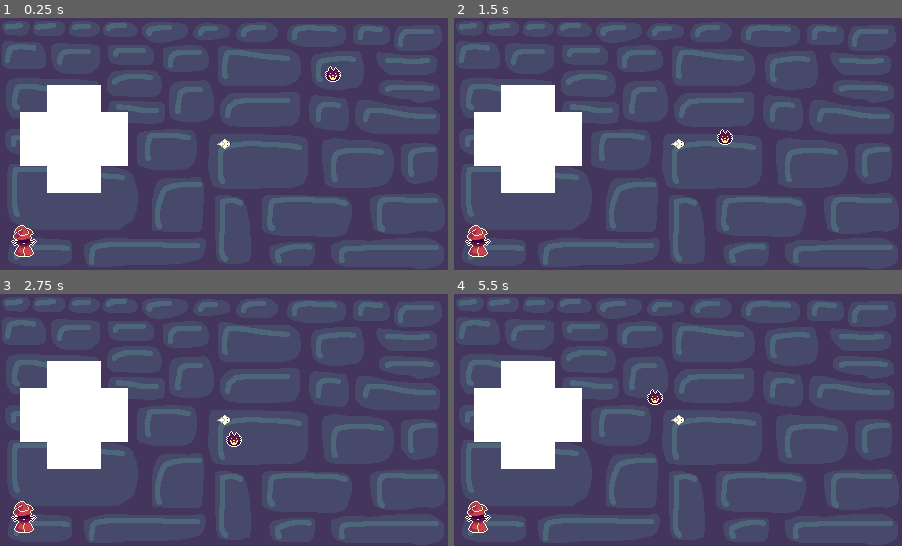
Above: before the commit, frames 1-4 (two rows, left to right).
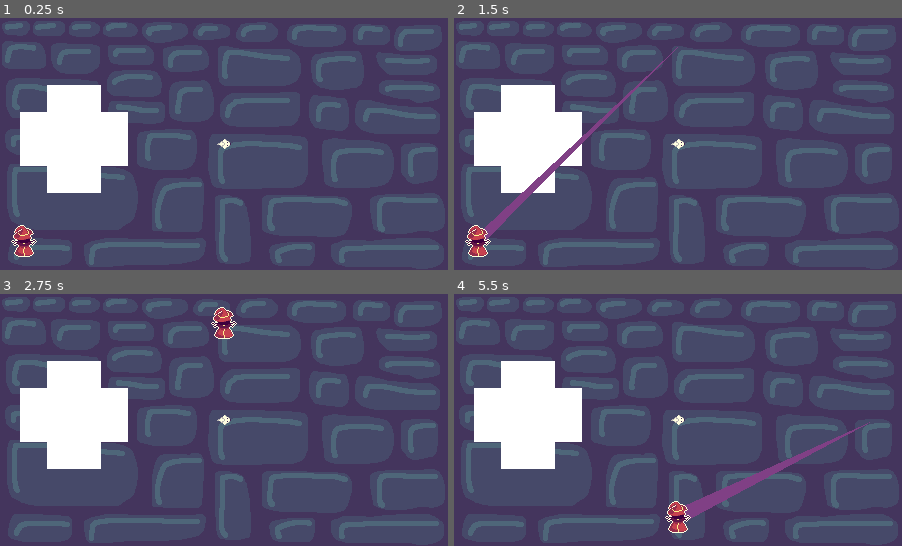
Above: after the commit, the same moments.

Repository: BlendyDev/GMTK2025
Game: Godot game, scene res://Scenes/level.tscn
Two runs of this game, one before a commit and one after it. Both use one fixed random seed, a clock stepped at 60 frames per second and the inputs below. Sound files missing from this copy of the repository are replaced by a short silence.
Inputs (mouse positions are in pixels of both pictures, inside the frame that each line leads up to):
- Up to frame 1 (0.25 s): no input
- Up to frame 2 (1.5 s): tap Enter at 0.5 s; hold Up (Up) 0.53-1.28 s; hold Space (Space) 0.53-1.28 s; move the mouse to (588, 156) at 1.27 s; tap Space (Space) at 1.35 s
- Up to frame 3 (2.75 s): move the mouse to (268, 364) at 2.02 s; hold Up (Up) from 2.03 s (still down); hold Space (Space) from 2.03 s (still down)
- Up to frame 4 (5.5 s): move the mouse to (655, 470) at 2.77 s; release Space (Space) at 2.78 s; tap Space (Space) at 2.85, 4.35 s; move the mouse to (812, 457) at 3.52 s; release Up (Up) at 3.53 s; hold Space (Space) 3.53-4.28 s; move the mouse to (543, 382) at 4.27 s; move the mouse to (700, 420) at 5.02 s; hold Space (Space) from 5.03 s (still down)

The runs differ from the first frame. In frame 1, 0.2% of the frame differs, in the area x 72-77%, y 19-26%; in frame 2, 1.3%; in frame 3, 1.1%; in frame 4, 2.4%, in the area x 2-93%, y 37-95%.

Commit message:
some boss animations

Diff:
--- /dev/null
+++ b/Scenes/boss.tscn
@@ -0,0 +1,207 @@
+[gd_scene load_steps=13 format=3 uid="uid://dd7jxb3adi5uf"]
+
+[ext_resource type="Script" uid="uid://dl360of7mit5t" path="res://Scripts/boss.gd" id="1_wwfse"]
+[ext_resource type="Texture2D" uid="uid://3av3tve7mwuj" path="res://Sprites/catmaligno-Sheet.png" id="2_wwfse"]
+
+[sub_resource type="AtlasTexture" id="AtlasTexture_cxrok"]
+atlas = ExtResource("2_wwfse")
+region = Rect2(0, 0, 32, 32)
+
+[sub_resource type="AtlasTexture" id="AtlasTexture_ukjjc"]
+atlas = ExtResource("2_wwfse")
+region = Rect2(32, 0, 32, 32)
+
+[sub_resource type="AtlasTexture" id="AtlasTexture_n725y"]
+atlas = ExtResource("2_wwfse")
+region = Rect2(64, 0, 32, 32)
+
+[sub_resource type="SpriteFrames" id="SpriteFrames_mh6p8"]
+animations = [{
+"frames": [{
+"duration": 1.0,
+"texture": SubResource("AtlasTexture_cxrok")
+}],
+"loop": true,
+"name": &"dashing",
+"speed": 5.0
+}, {
+"frames": [{
+"duration": 1.0,
+"texture": SubResource("AtlasTexture_ukjjc")
+}, {
+"duration": 1.0,
+"texture": SubResource("AtlasTexture_n725y")
+}],
+"loop": true,
+"name": &"spawning",
+"speed": 5.0
+}]
+
+[sub_resource type="RectangleShape2D" id="RectangleShape2D_ha31o"]
+size = Vector2(12, 15)
+
+[sub_resource type="RectangleShape2D" id="RectangleShape2D_pa6b8"]
+size = Vector2(12, 16)
+
+[sub_resource type="Animation" id="Animation_qtle2"]
+resource_name = "dashing"
+length = 0.001
+tracks/0/type = "value"
+tracks/0/imported = false
+tracks/0/enabled = true
+tracks/0/path = NodePath("AnimatedSprite2D:animation")
+tracks/0/interp = 1
+tracks/0/loop_wrap = true
+tracks/0/keys = {
+"times": PackedFloat32Array(0),
+"transitions": PackedFloat32Array(1),
+"update": 1,
+"values": [&"dashing"]
+}
+tracks/1/type = "value"
+tracks/1/imported = false
+tracks/1/enabled = true
+tracks/1/path = NodePath("AnimatedSprite2D:frame")
+tracks/1/interp = 1
+tracks/1/loop_wrap = true
+tracks/1/keys = {
+"times": PackedFloat32Array(0),
+"transitions": PackedFloat32Array(1),
+"update": 1,
+"values": [0]
+}
+tracks/2/type = "value"
+tracks/2/imported = false
+tracks/2/enabled = true
+tracks/2/path = NodePath("AnimatedSprite2D:modulate")
+tracks/2/interp = 1
+tracks/2/loop_wrap = true
+tracks/2/keys = {
+"times": PackedFloat32Array(0.001),
+"transitions": PackedFloat32Array(1),
+"update": 0,
+"values": [Color(1, 1, 1, 1)]
+}
+
+[sub_resource type="Animation" id="Animation_yq25j"]
+length = 0.001
+tracks/0/type = "value"
+tracks/0/imported = false
+tracks/0/enabled = true
+tracks/0/path = NodePath("AnimatedSprite2D:animation")
+tracks/0/interp = 1
+tracks/0/loop_wrap = true
+tracks/0/keys = {
+"times": PackedFloat32Array(0),
+"transitions": PackedFloat32Array(1),
+"update": 1,
+"values": [&"dashing"]
+}
+tracks/1/type = "value"
+tracks/1/imported = false
+tracks/1/enabled = true
+tracks/1/path = NodePath("AnimatedSprite2D:frame")
+tracks/1/interp = 1
+tracks/1/loop_wrap = true
+tracks/1/keys = {
+"times": PackedFloat32Array(0),
+"transitions": PackedFloat32Array(1),
+"update": 1,
+"values": [0]
+}
+tracks/2/type = "value"
+tracks/2/imported = false
+tracks/2/enabled = true
+tracks/2/path = NodePath("AnimatedSprite2D:modulate")
+tracks/2/interp = 1
+tracks/2/loop_wrap = true
+tracks/2/keys = {
+"times": PackedFloat32Array(0),
+"transitions": PackedFloat32Array(1),
+"update": 0,
+"values": [Color(1, 1, 1, 1)]
+}
+
+[sub_resource type="Animation" id="Animation_odcco"]
+resource_name = "spawning"
+length = 0.4
+loop_mode = 1
+tracks/0/type = "value"
+tracks/0/imported = false
+tracks/0/enabled = true
+tracks/0/path = NodePath("AnimatedSprite2D:animation")
+tracks/0/interp = 1
+tracks/0/loop_wrap = true
+tracks/0/keys = {
+"times": PackedFloat32Array(0),
+"transitions": PackedFloat32Array(1),
+"update": 1,
+"values": [&"spawning"]
+}
+tracks/1/type = "value"
+tracks/1/imported = false
+tracks/1/enabled = true
+tracks/1/path = NodePath("AnimatedSprite2D:frame")
+tracks/1/interp = 1
+tracks/1/loop_wrap = true
+tracks/1/keys = {
+"times": PackedFloat32Array(0, 0.2),
+"transitions": PackedFloat32Array(1, 1),
+"update": 1,
+"values": [0, 1]
+}
+tracks/2/type = "value"
+tracks/2/imported = false
+tracks/2/enabled = true
+tracks/2/path = NodePath("AnimatedSprite2D:modulate")
+tracks/2/interp = 1
+tracks/2/loop_wrap = true
+tracks/2/keys = {
+"times": PackedFloat32Array(0),
+"transitions": PackedFloat32Array(1),
+"update": 0,
+"values": [Color(1, 1, 1, 0.611765)]
+}
+
+[sub_resource type="AnimationLibrary" id="AnimationLibrary_q76ad"]
+_data = {
+&"RESET": SubResource("Animation_yq25j"),
+&"dashing": SubResource("Animation_qtle2"),
+&"spawning": SubResource("Animation_odcco")
+}
+
+[node name="Boss" type="CharacterBody2D"]
+z_index = 200
+collision_layer = 32
+collision_mask = 0
+script = ExtResource("1_wwfse")
+
+[node name="AnimatedSprite2D" type="AnimatedSprite2D" parent="."]
+sprite_frames = SubResource("SpriteFrames_mh6p8")
+animation = &"dashing"
+autoplay = "dashing"
+
+[node name="CollisionShape2D" type="CollisionShape2D" parent="."]
+position = Vector2(0, 7.5)
+shape = SubResource("RectangleShape2D_ha31o")
+
+[node name="PlayerDetect" type="Area2D" parent="."]
+collision_layer = 16
+collision_mask = 769
+
+[node name="CollisionShape2D" type="CollisionShape2D" parent="PlayerDetect"]
+position = Vector2(0, 8)
+shape = SubResource("RectangleShape2D_pa6b8")
+
+[node name="SwitchAction" type="Timer" parent="."]
+one_shot = true
+
+[node name="AnimationPlayer" type="AnimationPlayer" parent="."]
+libraries = {
+&"": SubResource("AnimationLibrary_q76ad")
+}
+
+[connection signal="area_entered" from="PlayerDetect" to="." method="_on_player_detect_area_entered"]
+[connection signal="body_entered" from="PlayerDetect" to="." method="_on_body_entered"]
+[connection signal="body_exited" from="PlayerDetect" to="." method="_on_body_exited"]
+[connection signal="timeout" from="SwitchAction" to="." method="_on_switch_action_timeout"]
--- a/Scenes/level.tscn
+++ b/Scenes/level.tscn
@@ -1,17 +1,15 @@
-[gd_scene load_steps=25 format=3 uid="uid://4otsh1wy31kg"]
+[gd_scene load_steps=21 format=3 uid="uid://4otsh1wy31kg"]
 
 [ext_resource type="Script" uid="uid://cxjw50s4jeh2y" path="res://Scripts/trail.gd" id="1_0f350"]
 [ext_resource type="Script" uid="uid://cd8k0h68k4a8g" path="res://Scripts/player.gd" id="1_tumq0"]
 [ext_resource type="Texture2D" uid="uid://bj30yhx4p3qu0" path="res://Sprites/debugPlayer.png" id="2_k5f4k"]
 [ext_resource type="SpriteFrames" uid="uid://brjoepnckupck" path="res://Animation/mouseFrames.tres" id="4_0f350"]
 [ext_resource type="AudioStream" uid="uid://dapvn0ocg8s84" path="res://SFX/test_sfx_pickup.wav" id="4_81xng"]
-[ext_resource type="PackedScene" uid="uid://cmv4o47gysuxx" path="res://Scenes/mob.tscn" id="5_ha31o"]
 [ext_resource type="Texture2D" uid="uid://c1yfhu6mq1mop" path="res://Sprites/fondo.png" id="7_8c0lf"]
 [ext_resource type="Texture2D" uid="uid://cyeifbyapar62" path="res://Sprites/trueborder.png" id="8_754fn"]
 [ext_resource type="Script" uid="uid://cjjsuev7gaqao" path="res://Scripts/sfx.gd" id="8_bvt00"]
 [ext_resource type="AudioStream" uid="uid://cf12dn028v1r5" path="res://SFX/test_reset_sfx.wav" id="10_oqgf2"]
-[ext_resource type="Script" uid="uid://dl360of7mit5t" path="res://Scripts/boss.gd" id="11_ha31o"]
-[ext_resource type="Texture2D" uid="uid://bvyirt0g771gn" path="res://Sprites/catmaligno.png" id="12_pa6b8"]
+[ext_resource type="PackedScene" uid="uid://dd7jxb3adi5uf" path="res://Scenes/boss.tscn" id="10_qxfql"]
 
 [sub_resource type="Curve" id="Curve_6phgx"]
 _data = [Vector2(0, 0.235955), 0.0, -0.151716, 0, 0, Vector2(1, 1), 0.0, 0.0, 0, 0]
@@ -47,12 +45,6 @@
 [sub_resource type="AudioStreamRandomizer" id="AudioStreamRandomizer_bvt00"]
 streams_count = 1
 stream_0/stream = ExtResource("10_oqgf2")
-
-[sub_resource type="RectangleShape2D" id="RectangleShape2D_ha31o"]
-size = Vector2(12, 11)
-
-[sub_resource type="RectangleShape2D" id="RectangleShape2D_pa6b8"]
-size = Vector2(12, 12)
 
 [node name="Level" type="Node2D"]
 
@@ -105,12 +97,6 @@
 [node name="CollisionShape2D" type="CollisionShape2D" parent="obstacle"]
 shape = SubResource("RectangleShape2D_k5f4k")
 
-[node name="mob" parent="." node_paths=PackedStringArray("player", "trail", "sfx") instance=ExtResource("5_ha31o")]
-position = Vector2(109, -70)
-player = NodePath("../Player")
-trail = NodePath("../Trail")
-sfx = NodePath("../SFX")
-
 [node name="BG" type="Sprite2D" parent="."]
 z_index = -1000
 texture = ExtResource("7_8c0lf")
@@ -152,36 +138,10 @@
 stream = SubResource("AudioStreamRandomizer_bvt00")
 pitch_scale = 1.3
 
-[node name="Boss" type="CharacterBody2D" parent="." node_paths=PackedStringArray("player", "trail", "sfx")]
-z_index = 200
+[node name="Boss" parent="." node_paths=PackedStringArray("player", "trail", "sfx") instance=ExtResource("10_qxfql")]
 position = Vector2(-200, 97)
-collision_layer = 32
-collision_mask = 0
-script = ExtResource("11_ha31o")
 player = NodePath("../Player")
 trail = NodePath("../Trail")
 sfx = NodePath("../SFX")
 
-[node name="Sprite2D" type="Sprite2D" parent="Boss"]
-texture = ExtResource("12_pa6b8")
-
-[node name="CollisionShape2D" type="CollisionShape2D" parent="Boss"]
-position = Vector2(0, 9.5)
-shape = SubResource("RectangleShape2D_ha31o")
-
-[node name="PlayerDetect" type="Area2D" parent="Boss"]
-collision_layer = 16
-collision_mask = 769
-
-[node name="CollisionShape2D" type="CollisionShape2D" parent="Boss/PlayerDetect"]
-position = Vector2(0, 10)
-shape = SubResource("RectangleShape2D_pa6b8")
-
-[node name="SwitchAction" type="Timer" parent="Boss"]
-one_shot = true
-
 [connection signal="mouse_entered" from="Player" to="Player" method="_on_mouse_entered"]
-[connection signal="area_entered" from="Boss/PlayerDetect" to="Boss" method="_on_player_detect_area_entered"]
-[connection signal="body_entered" from="Boss/PlayerDetect" to="Boss" method="_on_body_entered"]
-[connection signal="body_exited" from="Boss/PlayerDetect" to="Boss" method="_on_body_exited"]
-[connection signal="timeout" from="Boss/SwitchAction" to="Boss" method="_on_switch_action_timeout"]
--- a/Scripts/boss.gd
+++ b/Scripts/boss.gd
@@ -16,20 +16,22 @@
 var bodies_entered: Array[Node2D]
 @onready var timer = $SwitchAction
 @onready var rng = RandomNumberGenerator.new()
-@onready var sprite = $Sprite2D
+@onready var animation_player := $AnimationPlayer
 
-enum Action {PRE, IDLE, MOVING, SHIELD, DYING}
+enum Action {PRE, IDLE, MOVING, SPAWNING, SHIELD, DYING}
 @export var action: Action
 var speed = 250.0
 var hp = 30
 @onready var snapped_pos = CENTER
 @onready var trail_curve = preload("res://Templates/boss_trail_curve.tres")
 @onready var mob_scene = preload("res://Scenes/mob.tscn")
+var spawned_mobs = 0
 
 var available_locations := [UP_LEFT, LEFT, DOWN_LEFT, DOWN, DOWN_RIGHT, RIGHT, UP_RIGHT, UP]
 
 func _ready() -> void:
 	action = Action.PRE
+	activate()
 	timer.start()
 	pass # Replace with function body.
 
@@ -38,6 +40,7 @@
 	else: modulate = Color.from_rgba8(255, 255, 255, 255)
 
 func activate():
+	animation_player.play("dashing")
 	action = Action.IDLE
 	timer.wait_time = 1.0
 	timer.start()
@@ -84,11 +87,10 @@
 	line_tween.tween_callback(execute_move.bind(snapped_pos))
 
 func execute_move(pos: Vector2):
-	print("execute_move!")
 	var pos_tween = get_tree().create_tween()
 	pos_tween.set_ease(Tween.EASE_OUT)
 	pos_tween.set_trans(Tween.TRANS_QUINT)
-	pos_tween.tween_property(self, "position", snapped_pos, 0.5)
+	pos_tween.tween_property(self, "position", pos, 0.5)
 	pos_tween.tween_callback(finish_move)
 
 func move_to(loc: Vector2):
@@ -113,13 +115,15 @@
 func _on_switch_action_timeout() -> void:
 	if (action == Action.IDLE):
 		action = Action.MOVING
+		animation_player.play("dashing")
 		pick_location_and_move()
 
 func spawn_mob():
+	return
 	var mob = mob_scene.instantiate()
 
 
-	get_tree().current_scene.add_child(mob)
+	get_tree().current_scene.call_deferred("add_child", mob)
 
 	pass
 
@@ -130,6 +134,7 @@
 			if (hp%5 == 0):
 				if (action == Action.IDLE):
 					move_to(UP_LEFT)
-				action = Action.SHIELD
+				animation_player.play("spawning")
+				action = Action.SPAWNING
 				for i in range(3):
 					spawn_mob()
--- a/Scripts/mob.gd
+++ b/Scripts/mob.gd
@@ -32,15 +32,14 @@
 	$AnimationPlayer.play("ramiro_idle")
 
 func init_random():
-	var type := rng.randi_range(0, 3)
-	if type == 0: init_basic()
-	elif type == 1: init_cat()
-	elif type == 2: init_slime()
+	var new_type := rng.randi_range(0, 3)
+	if new_type == 0: init_basic()
+	elif new_type == 1: init_cat()
+	elif new_type == 2: init_slime()
 	else: init_ramiro()
 
 # Called when the node enters the scene tree for the first time.
 func _ready() -> void:
-	init_random()
 	action = Action.IDLE
 	timer.start()
 	pass # Replace with function body.
Binary file added: Sprites/catmaligno-Sheet.png
Not shown, added: Sprites/catmaligno-Sheet.png.import
Binary file added: Sprites/magicparticulas-Sheet.png
Not shown, added: Sprites/magicparticulas-Sheet.png.import
